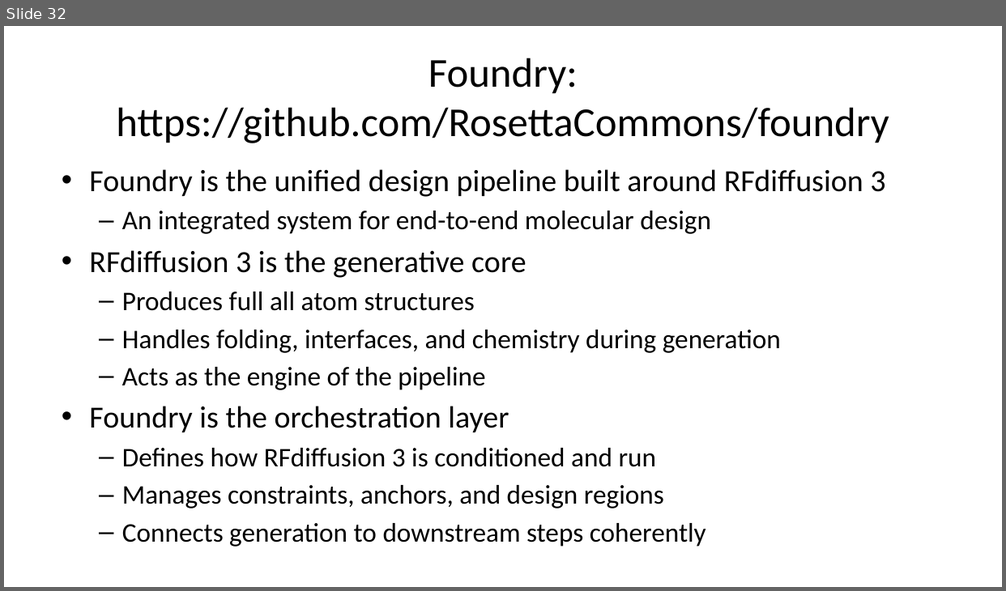
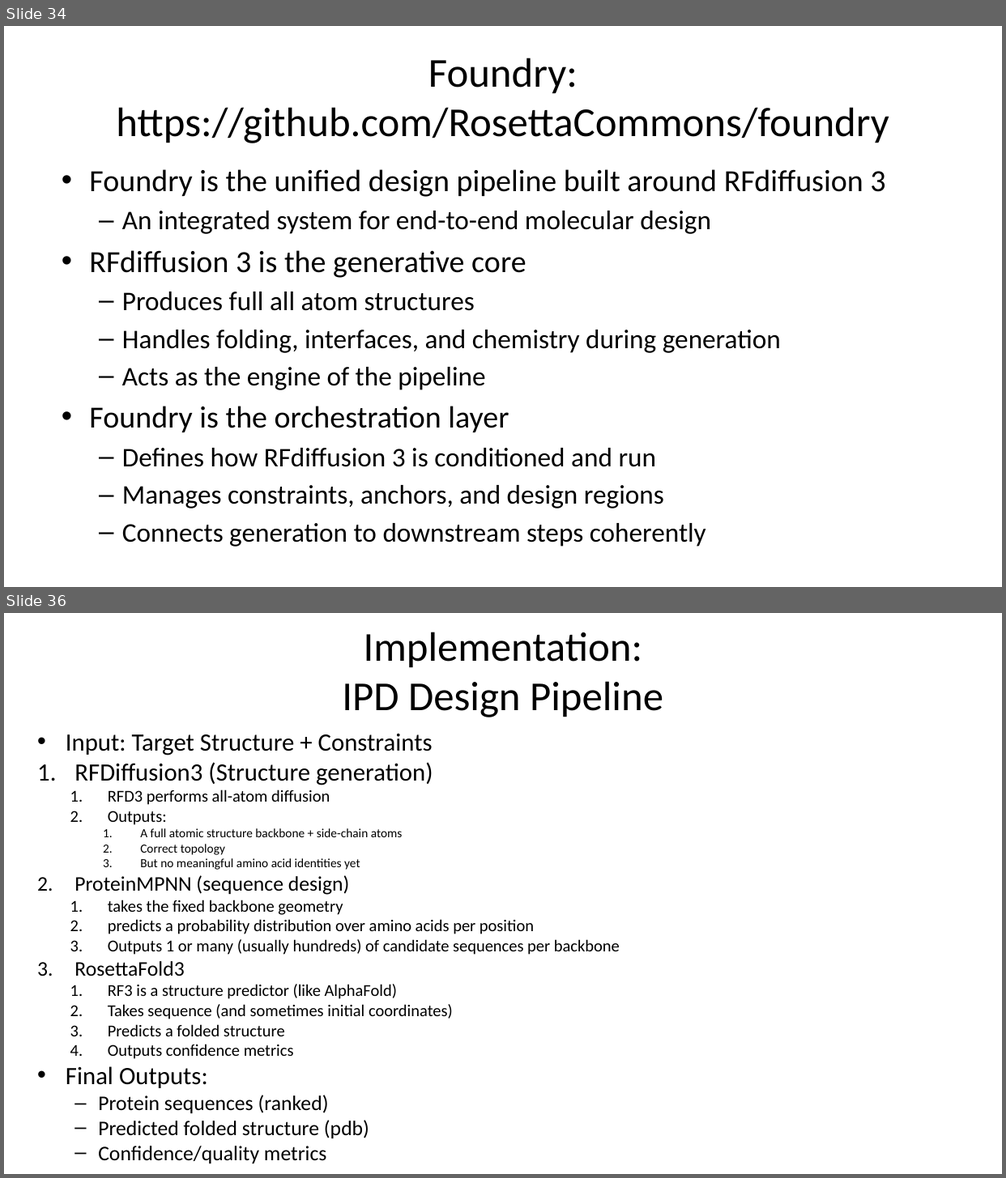
Before and after one commit to kaylertee/ActiveTargeting, a slide deck: Presentations/19 Jan 2026 RFdiffusion.pptx. Shown one above the other, each under a label of ours: slide 32 before the commit, slides 34 and 36 after it; the slides between them are not shown. The pictures are 1006x591 and 1006x1178 pixels, drawn with LibreOffice and Linux fonts; fonts in the diff are those of the drawing. Boxes give left, top, right and bottom in pixels: in the first picture for what was removed or moved away, otherwise in the second. Text is boxed around its words. In the diff, an @@ line names an element or a change of style, - is before the commit and + after.

```diff
--- a/Presentations/19 Jan 2026 RFdiffusion.pptx
+++ b/Presentations/19 Jan 2026 RFdiffusion.pptx
@@ slide 36 added at [4, 613, 1002, 1174], background #FFFFFF @@
@@ title added at [342, 632, 663, 717], 39.6 pt, text #000000 @@
+Implementation:
+IPD Design Pipeline
@@ text added at [66, 734, 620, 1164], 16 pt, text #000000 @@
+• Input: Target Structure + Constraints
+1. RFDiffusion3 (Structure generation)
+  1. RFD3 performs all-atom diffusion
+  2. Outputs:
+    1. A full atomic structure backbone + side-chain atoms
+    2. Correct topology
+    3. But no meaningful amino acid identities yet
+2. ProteinMPNN (sequence design)
+  1. takes the fixed backbone geometry
+  2. predicts a probability distribution over amino acids per position
+  3. Outputs 1 or many (usually hundreds) of candidate sequences per backbone
+3. RosettaFold3
+  1. RF3 is a structure predictor (like AlphaFold)
+  2. Takes sequence (and sometimes initial coordinates)
+  3. Predicts a folded structure
+  4. Outputs confidence metrics
+• Final Outputs:
+  – Protein sequences (ranked)
+  – Predicted folded structure (pdb)
+  – Confidence/quality metrics
@@ what was slide 32 is now slide 34 @@
```
Also in this commit, not shown: 6 slides changed, 5 other slides added, 1 slide removed.
